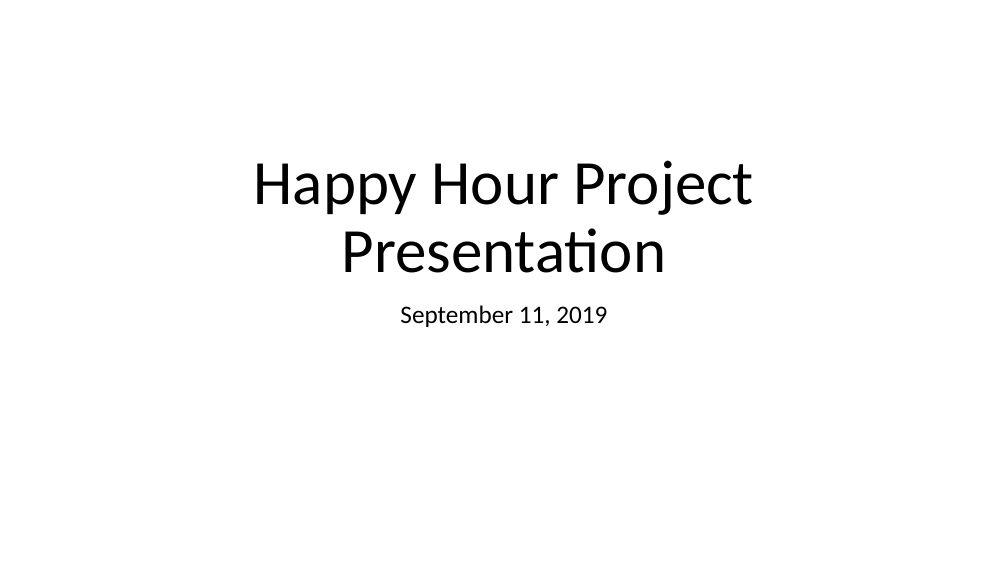
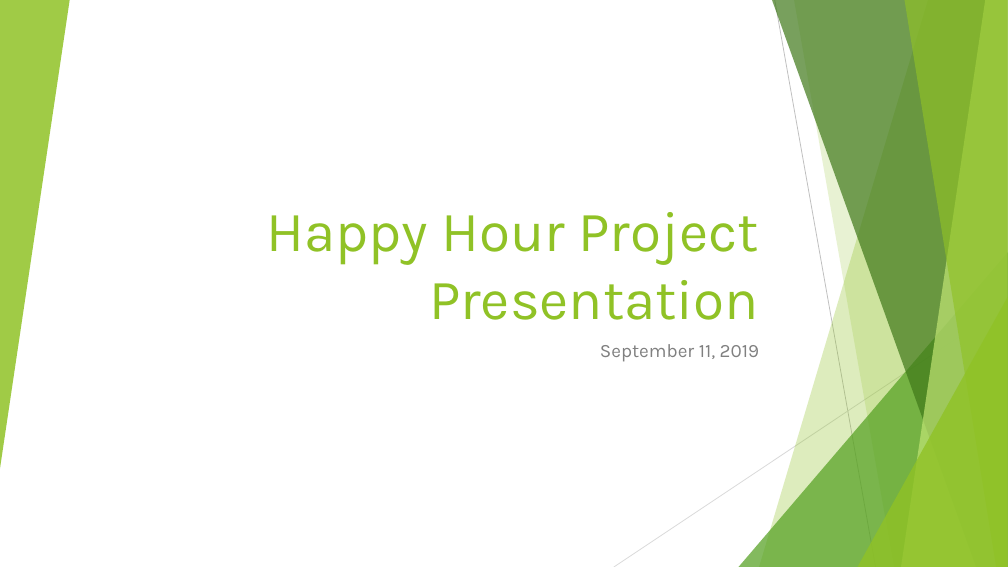
Before and after one commit to WyntonD/Designated-Drinker, a slide deck: slide 1 of assets/presentation/Happy Hour.pptx. Drawn at 1008x567 pixels with LibreOffice and Linux fonts; fonts in the diff are those of the drawing. Boxes give left, top, right and bottom in pixels: in the first picture for what was removed or moved away, otherwise in the second. Text is boxed around its words. In the diff, an @@ line names an element or a change of style, - is before the commit and + after.

```diff
--- a/assets/presentation/Happy Hour.pptx
+++ b/assets/presentation/Happy Hour.pptx
@@ group added at box(0, 0, 1008, 567): 5 freeform shapes, 3 triangles, 2 lines @@
@@ title "Happy Hour Project Presentation": place and size @@
-title "Happy Hour Project Presentation" at box(254, 160, 754, 273)
+title "Happy Hour Project Presentation" at box(266, 212, 759, 320)
@@ title "Happy Hour Project Presentation" at box(266, 212, 759, 320): size 60 to 54 pt, font Calibri to Karla, text colour #000000 to #90C226; alignment centre to right; line spacing 0.9 to 1 @@
@@ subtitle "September 11, 2019": place and size @@
-subtitle "September 11, 2019" at box(400, 305, 607, 327)
+subtitle "September 11, 2019" at box(600, 344, 759, 362)
@@ subtitle "September 11, 2019" at box(600, 344, 759, 362): size 24 to 18 pt, font Calibri to Karla, text colour #000000 to #808080; alignment centre to right; line spacing 0.9 to 1 @@
```
Also in this commit, not shown: 9 other slides changed, 13 other files.
